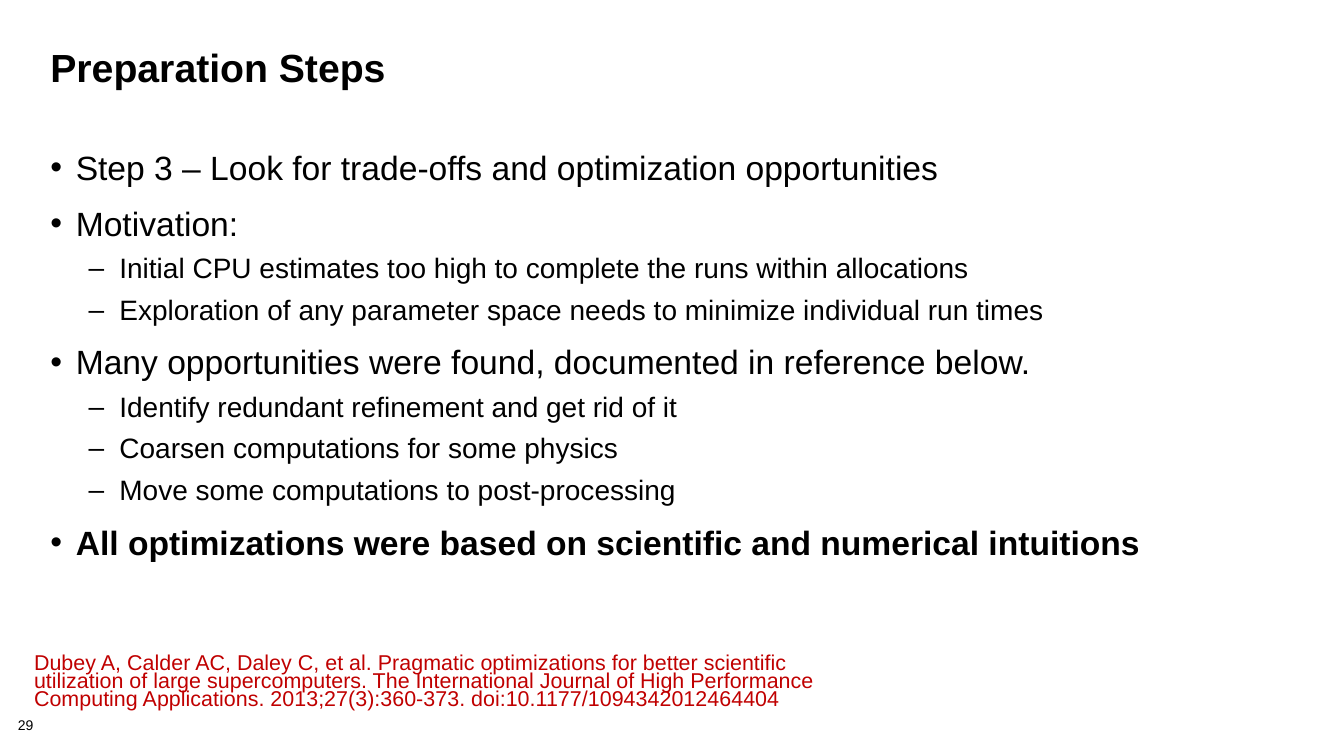
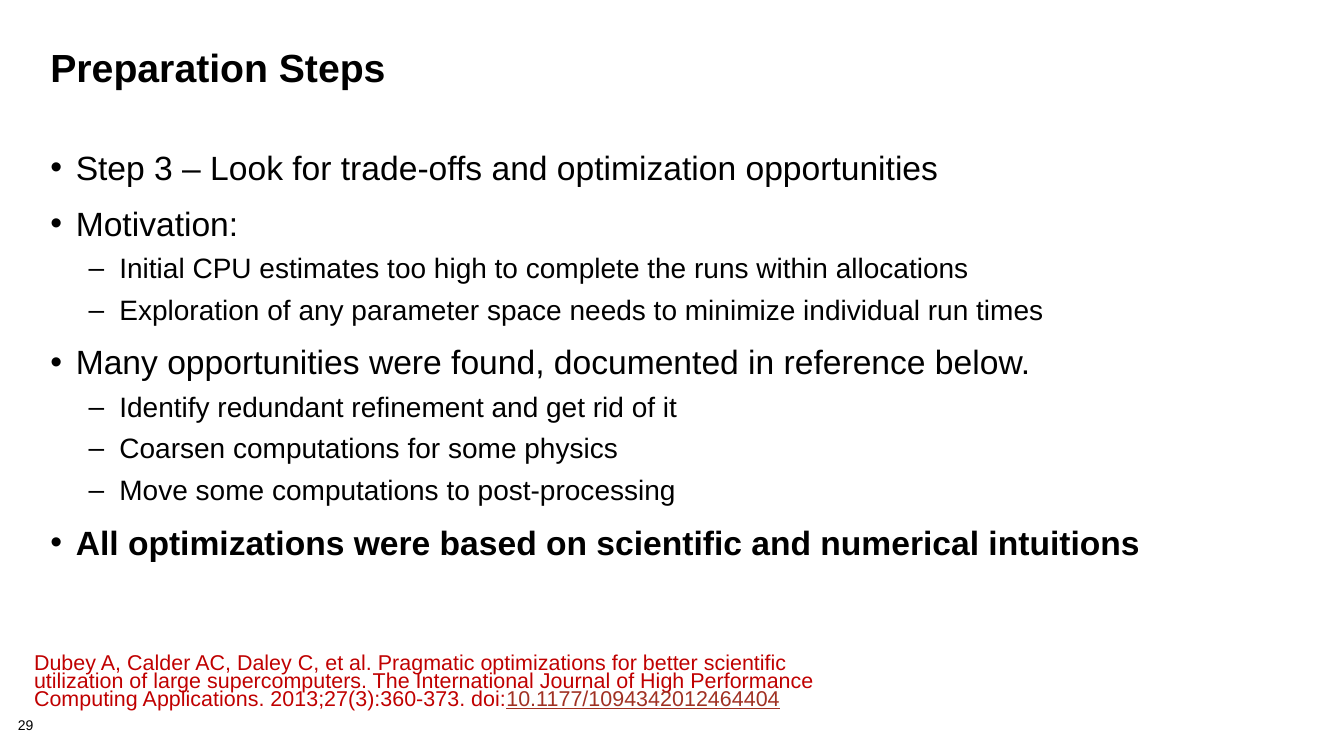
Before and after one commit to bssw-tutorial/presentations, a slide deck: slide 29 of computational-expts-a.pptx. Drawn at 1344x756 pixels with LibreOffice and Linux fonts; fonts in the diff are those of the drawing; background and template pictures are left out. Boxes give left, top, right and bottom in pixels: in the first picture for what was removed or moved away, otherwise in the second. Text is boxed around its words. In the diff, an @@ line names an element or a change of style, - is before the commit and + after.

```diff
--- a/computational-expts-a.pptx
+++ b/computational-expts-a.pptx
@@ text "Dubey A, Calder AC, Daley ..." at bbox=[34, 654, 813, 711]: text colour #C00000 to #A03123, underline on in "doi:10.1177/1094342012464404" @@
```
Also in this commit, not shown: 1 other slide changed.
